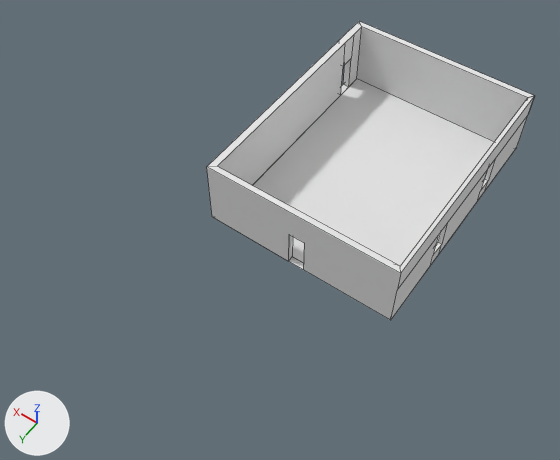
Two versions of the FBX model Assets/Models/Buildings/stairwell_1st_Floor.fbx, one commit apart.
Before and after are seen from a camera (50 mm lens) standing at (-242.6, 40.6, 55.8) and looking at (-218.6, 7.0, 3.0). Arrows for +X, +Y and +Z are at lower left; the lights stay in place. Mesh edges are drawn as thin lines. Vertices at the same position are counted once.

Names of what the first picture shows: 'Classroom 1.010'.
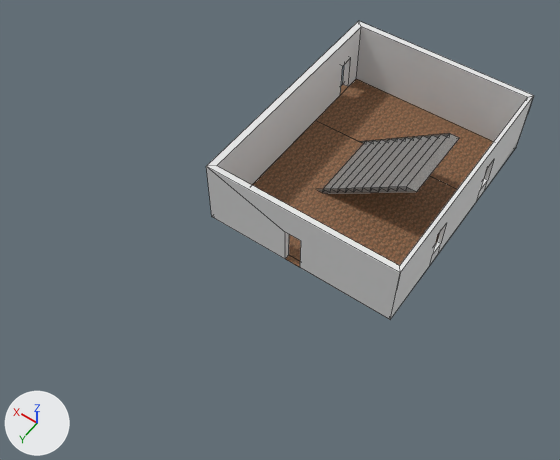
Where the change shows, as pixel boxes [x1, y1, x2, y2] in the pictures (560 x 460 px):
'Classroom 1.010', reshaped, moved: before [207, 21, 534, 320]; after [206, 21, 534, 319]
part 1 of me_cube_020, added: after [206, 21, 534, 319]
part 2 of me_cube_020, added: after [316, 133, 459, 194]
part 3 of me_cube_020, cut back: before [207, 21, 534, 320]; after [252, 79, 494, 266]

Edits to the bpy script that builds the scene:
```text
Add img_stairs_new_jpg:
    img_stairs_new_jpg = load_image('Stairs New.jpg', '../Textures/Texture Maps/Stairs New.jpg', 1600, 1600, 'sRGB')
Add img_floor_new_jpg:
    img_floor_new_jpg = load_image('Floor New.jpg', '../Textures/Texture Maps/Floor New.jpg', 352, 352, 'sRGB')
Add mat_stairs:
    mat_stairs = principled_material('Stairs')
    mat_stairs.texture = img_stairs_new_jpg
    mat_stairs.roughness = 0.69
Add mat_floor:
    mat_floor = principled_material('Floor')
    mat_floor.texture = img_floor_new_jpg
    mat_floor.roughness = 0.69
Change me_cube_020:
    used by ob_classroom_1_010; location = (-220.11, 5.4, 3.43); rotation_euler = (0.0, 0.0, -3.142), in degrees (0, 0, -180); scale = (-33.6, -22.3, -0.0153)
    remove me_cube_020.from_pydata(...)  # 87 vertices, 48 faces; spans x 0.0, y -1.0..1.0, z -222.0..222.0
    add me_cube_020.from_pydata(...)  # 157 vertices, 68 faces; spans x 0.0, y -1.0..1.0, z -224.0..224.0
    me_cube_020 part 1: a new loose piece of 83 vertices spanning x 0.0, y -1.0..0.0, z -224.0..224.0
    me_cube_020 part 2: a new loose piece of 50 vertices spanning x 0.0, y -1.0..0.0, z -192.0..220.0, in mat_stairs (picture img_stairs_new_jpg)
    me_cube_020 part 3
    77 vertices are removed from x 0.0, y -1.0..1.0, z -222.0..222.0
    48 faces are deleted
    14 vertices are added at x 0.0, y -1.0..1.0, z -72.0..220.0
    2 new faces join them, mat_floor (picture img_floor_new_jpg)
    2 new faces join them, mat_wall_001 (its picture is missing)
    add me_cube_020.materials.append(mat_floor)  # picture img_floor_new_jpg
    add me_cube_020.materials.append(mat_stairs)  # picture img_stairs_new_jpg
Change ob_classroom_1_010:
    ob_classroom_1_010.location: (-220.11, 5.4, 3.43) -> (-220.05, 5.38, 3.39)
```
